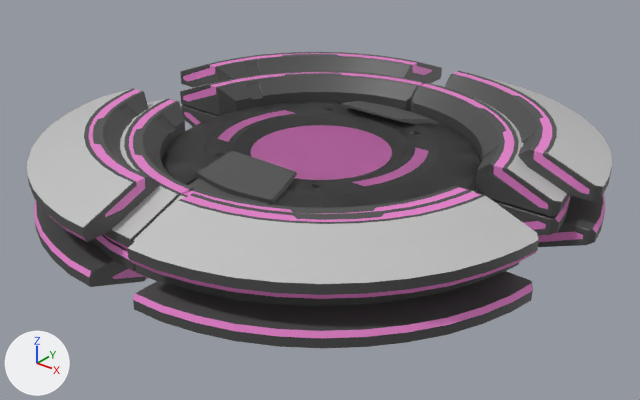
The FBX model Demo Viewer/Assets/Arena V4/Models/disc.fbx, before and after one commit.
One viewpoint serves both versions: a camera (50 mm lens) standing at (0.284, -0.356, 0.197) and looking at (0.005, -0.008, -0.019). Lighting does not change. The marker at lower left points along +X, +Y and +Z. Where no turn or scale is listed for an object, it has been applied to the vertices.

Names of what the first picture shows: 'disc_floating', 'disc_grabbed'.
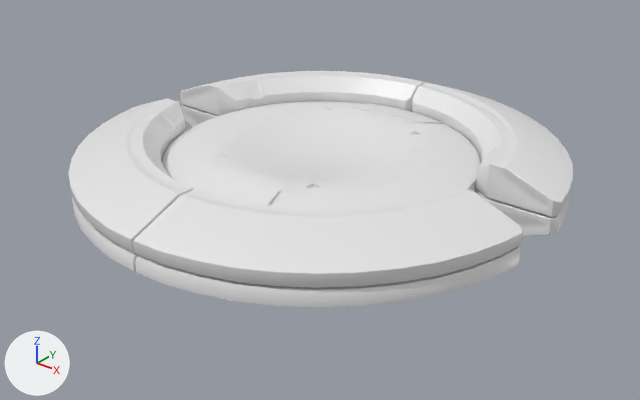
Where the newer file only moved an object's origin or applied its transform, the numbers keep the older frame.

Edits to the bpy script that builds the scene:
```text
Add mat_disc:
    mat_disc = principled_material('Disc')
    mat_disc.base_color = (0.8, 0.8, 0.8)  # white #e7e7e7
    mat_disc.roughness = 0.4
Change me_disc:
    used by ob_disc_grabbed; location = (0.0, 0.0, 0.0)
    remove me_disc.from_pydata(...)  # 3206 vertices, 6288 faces; spans x -0.133..0.133, y -0.136..0.136, z -0.02..0.02
    add me_disc.from_pydata(...)  # 3166 vertices, 6280 faces; spans x -0.133..0.133, y -0.136..0.136, z -0.02..0.02
    me_disc part 1: 32 vertices moved within x -0.05..0.0, y 0.06..0.136, z -0.019..0.019; 80 vertices removed from x -0.03..0.025, y 0.06..0.134, z -0.011..0.014; 60 vertices added at x -0.028..0.025, y 0.06..0.134, z -0.011..0.014
    me_disc part 2: 3 vertices moved within x -0.028..-0.024, y -0.083..-0.06, z -0.011..0.001; 76 vertices removed from x -0.03..0.001, y -0.087..-0.06, z -0.011..0.011; 56 vertices added at x -0.028..-0.006, y -0.087..-0.06, z -0.011..0.011
    me_disc part 3: 4 vertices moved within x 0.103, y -0.017..0.017, z -0.018..0.018; 3 vertices removed from x 0.082..0.097, y 0.017..0.032, z -0.02..0.01; 3 vertices added at x 0.082..0.097, y 0.017..0.033, z -0.019..0.01
    me_disc part 4: 6 vertices moved within x -0.103, y -0.017..0.017, z -0.018..0.018; 1 vertex removed from x -0.097, y 0.017, z -0.02; 1 vertex added at x -0.097, y 0.017, z -0.019
    me_disc part 5: 184 faces spanning x -0.133..0.133, y -0.136..0.136, z -0.02..0.02 switch from mat_dimples (light grey #c1c1c1) to mat_disc (white #e7e7e7)
    me_disc part 6: 573 faces spanning x -0.133..0.133, y -0.136..0.136, z -0.019..0.019 switch from mat_glow (pink #e780cd) to mat_disc (white #e7e7e7)
    me_disc part 7: 4281 faces spanning x -0.133..0.133, y -0.136..0.136, z -0.02..0.02 switch from mat_dark_metal (dark grey #4e4e4e) to mat_disc (white #e7e7e7)
Remove ob_disc_floating:
    ob_disc_floating = bpy.data.objects.new('disc_floating', me_disc_002)
    ob_disc_floating.location = (0.0, 0.0, 0.0)
```

What differs and where, as boxes (x1, y1, x2, y2) in the pictures (640 x 400 px; the box of a moved part takes in the faces that stretch with it):
'disc_floating', deleted: before (27, 52, 612, 348)
    faces in mat_dark_metal (dark grey #4e4e4e): (28, 52, 612, 348)
    faces in mat_dimples (light grey #c1c1c1): (27, 76, 612, 284)
    faces in mat_glow (pink #e780cd): (34, 53, 605, 338)
part 1 of me_disc, moved or reshaped: before (405, 82, 427, 112); after (350, 82, 427, 122)
part 2 of me_disc, moved or reshaped: before (188, 178, 245, 200); after (181, 167, 278, 200)
part 3 of me_disc, moved or reshaped: before (482, 159, 546, 231); after (482, 161, 546, 233)
part 4 of me_disc, moved or reshaped: (183, 85, 211, 96) in both
part 5 of me_disc, recoloured (grey to white): before (112, 83, 567, 241); after (68, 83, 573, 274)
part 6 of me_disc, recoloured (pink to white): before (96, 72, 570, 260); after (72, 72, 570, 297)
part 7 of me_disc, recoloured (grey to white): before (91, 71, 570, 306); after (70, 71, 573, 307)
